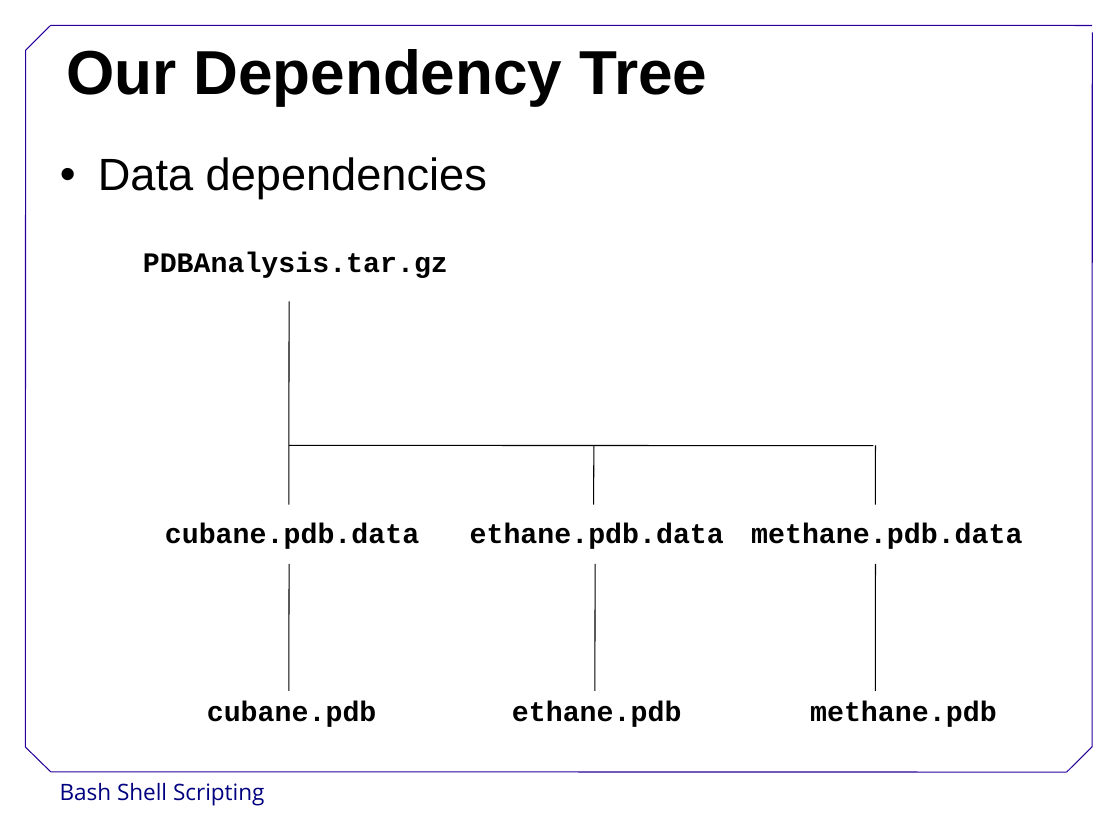
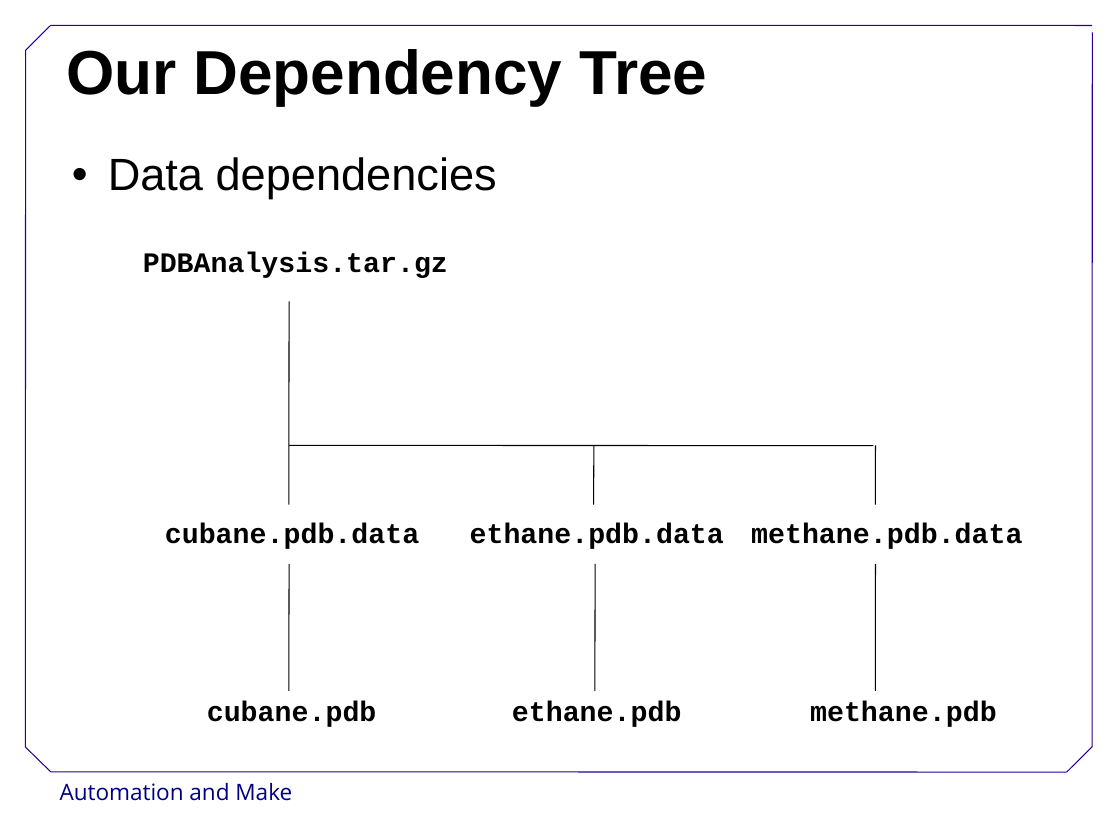
Before and after one commit to swcarpentry/DEPRECATED-boot-camps, a slide deck: slide 6 of AutomationMake.ppt (slide 5 before the commit). Drawn at 1120x840 pixels with LibreOffice and Linux fonts; fonts in the diff are those of the drawing; background and template pictures are left out. Boxes give left, top, right and bottom in pixels: in the first picture for what was removed or moved away, otherwise in the second. Text is boxed around its words. In the diff, an @@ line names an element or a change of style, - is before the commit and + after.

```diff
--- a/AutomationMake.ppt
+++ b/AutomationMake.ppt
@@ text "Data dependencies" at box(108, 157, 497, 198): indent changed @@
@@ text at box(60, 783, 292, 801): text changed @@
-Bash Shell Scripting
+Automation and Make
```
Also in this commit, not shown: 13 other slides changed, 1 slide added, 1 slide removed, 6 other files.
